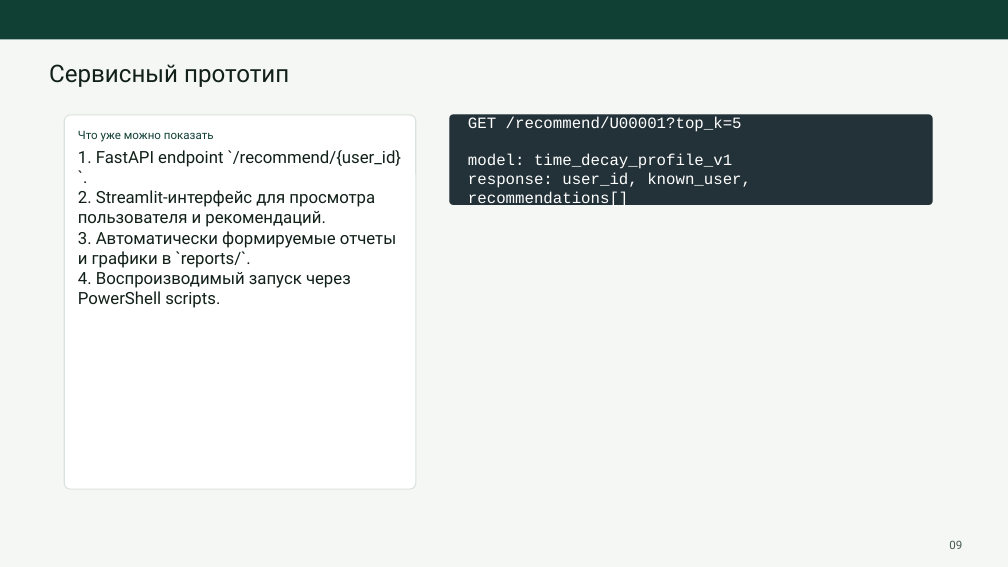
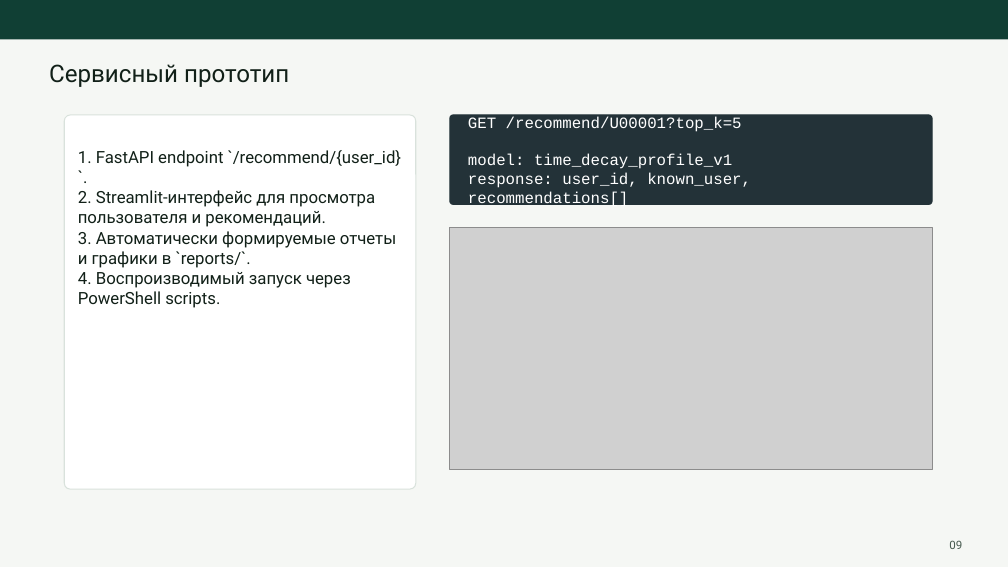
Before and after one commit to helsaf09-rgb/VKR, a slide deck: slide 9 of deliverables/predefense_presentation_ru.pptx. Drawn at 1008x567 pixels with LibreOffice and Linux fonts; fonts in the diff are those of the drawing; grey boxes stand for pictures. Boxes give left, top, right and bottom in pixels: in the first picture for what was removed or moved away, otherwise in the second. Text is boxed around its words. In the diff, an @@ line names an element or a change of style, - is before the commit and + after.

Commit message:
Update predefense presentation: add service UI screenshots

```diff
--- a/deliverables/predefense_presentation_ru.pptx
+++ b/deliverables/predefense_presentation_ru.pptx
@@ text removed at [78,131,214,142] @@
-Что уже можно показать
@@ picture added at [450,227,932,469] @@
```
